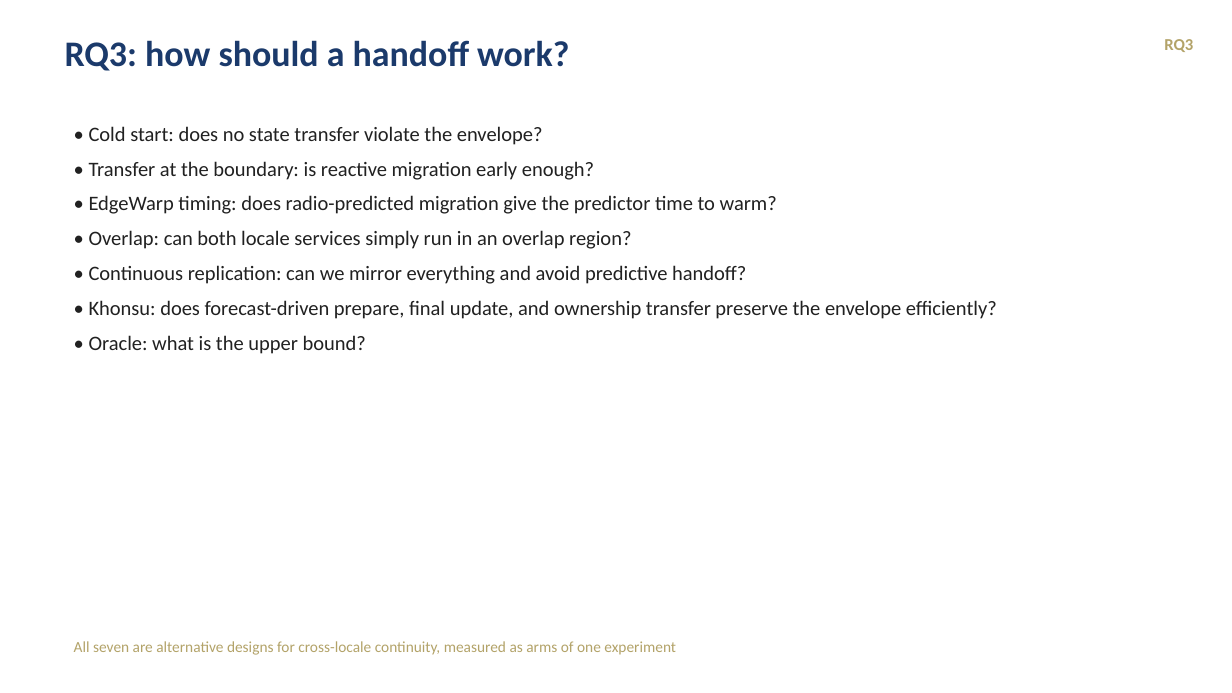
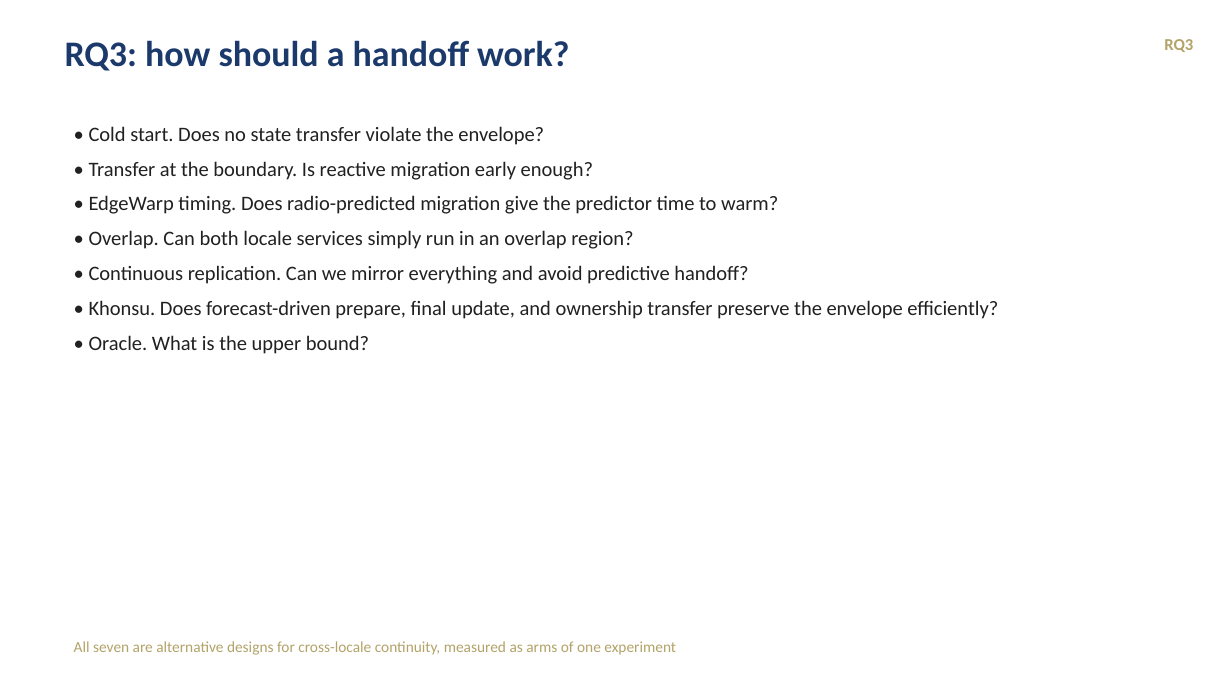
Before and after one commit to tlandle/eCAV, a slide deck: slide 10 of docs/kb/decks/khonsu_story_2026-09-04.pptx. Drawn at 1232x693 pixels with LibreOffice and Linux fonts; fonts in the diff are those of the drawing. Boxes give left, top, right and bottom in pixels: in the first picture for what was removed or moved away, otherwise in the second. Text is boxed around its words. In the diff, an @@ line names an element or a change of style, - is before the commit and + after.

```diff
--- a/docs/kb/decks/khonsu_story_2026-09-04.pptx
+++ b/docs/kb/decks/khonsu_story_2026-09-04.pptx
@@ text at (89,126,998,354): text changed @@
-• Cold start: does no state transfer violate the envelope?
-• Transfer at the boundary: is reactive migration early enough?
-• EdgeWarp timing: does radio-predicted migration give the predictor time to warm?
-• Overlap: can both locale services simply run in an overlap region?
-• Continuous replication: can we mirror everything and avoid predictive handoff?
-• Khonsu: does forecast-driven prepare, final update, and ownership transfer preserve the envelope efficiently?
-• Oracle: what is the upper bound?
+• Cold start. Does no state transfer violate the envelope?
+• Transfer at the boundary. Is reactive migration early enough?
+• EdgeWarp timing. Does radio-predicted migration give the predictor time to warm?
+• Overlap. Can both locale services simply run in an overlap region?
+• Continuous replication. Can we mirror everything and avoid predictive handoff?
+• Khonsu. Does forecast-driven prepare, final update, and ownership transfer preserve the envelope efficiently?
+• Oracle. What is the upper bound?
```
Also in this commit, not shown: 11 other slides changed, 8 slides added, 3 slides removed.
